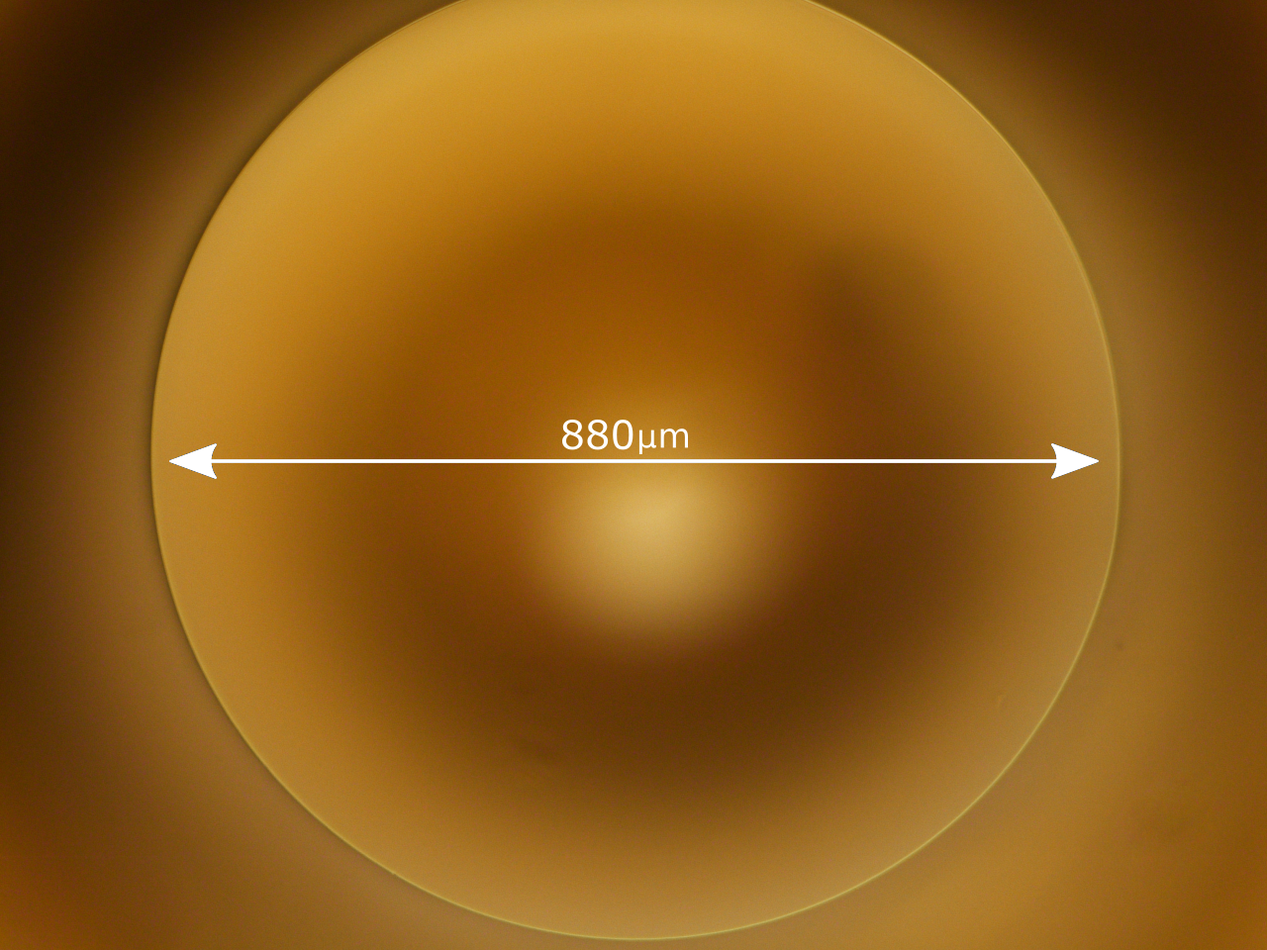
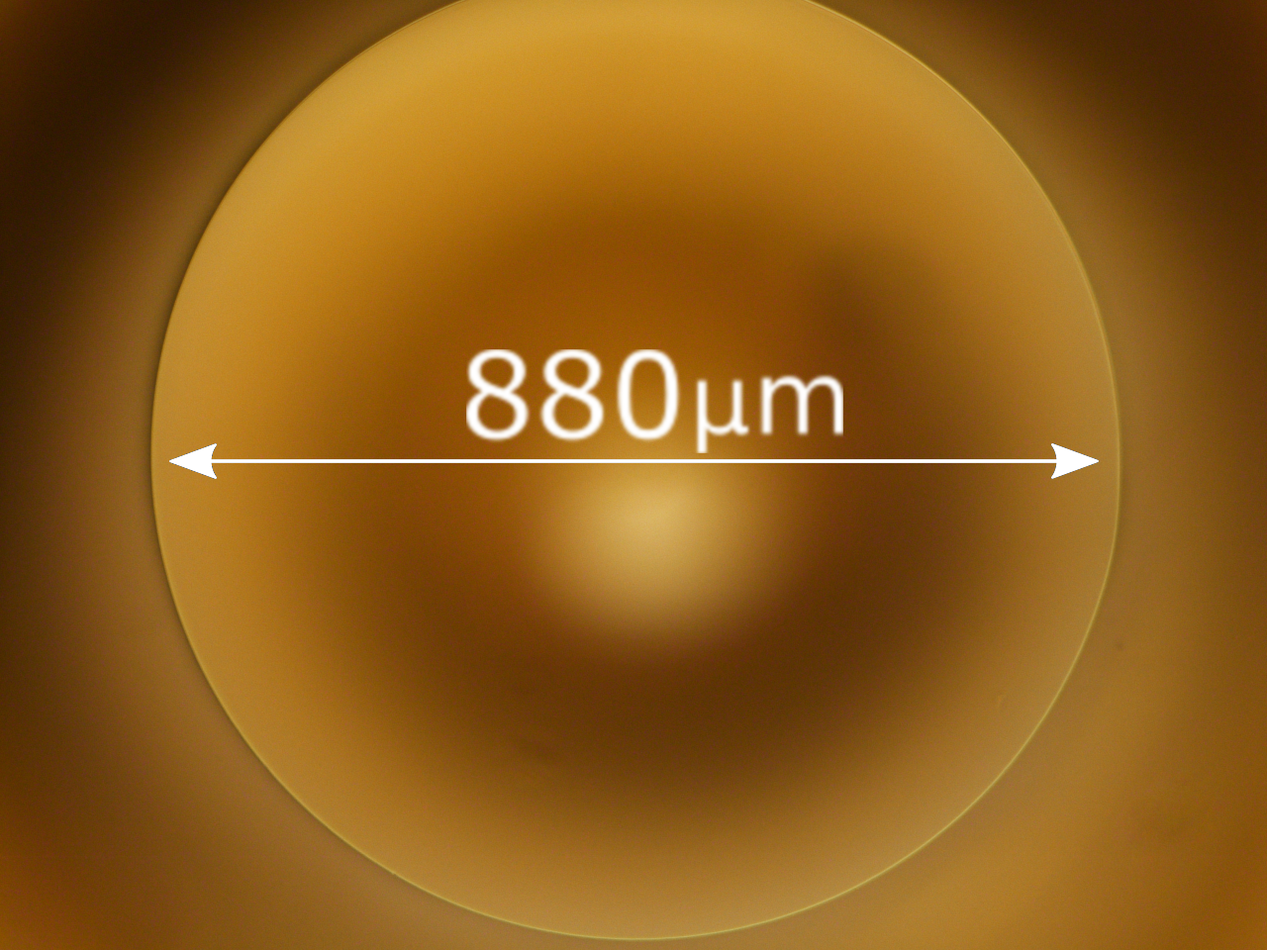
Layers edited between the first and the second 1267×950 image:
painted on "880.png" over box(466, 349, 844, 455)
